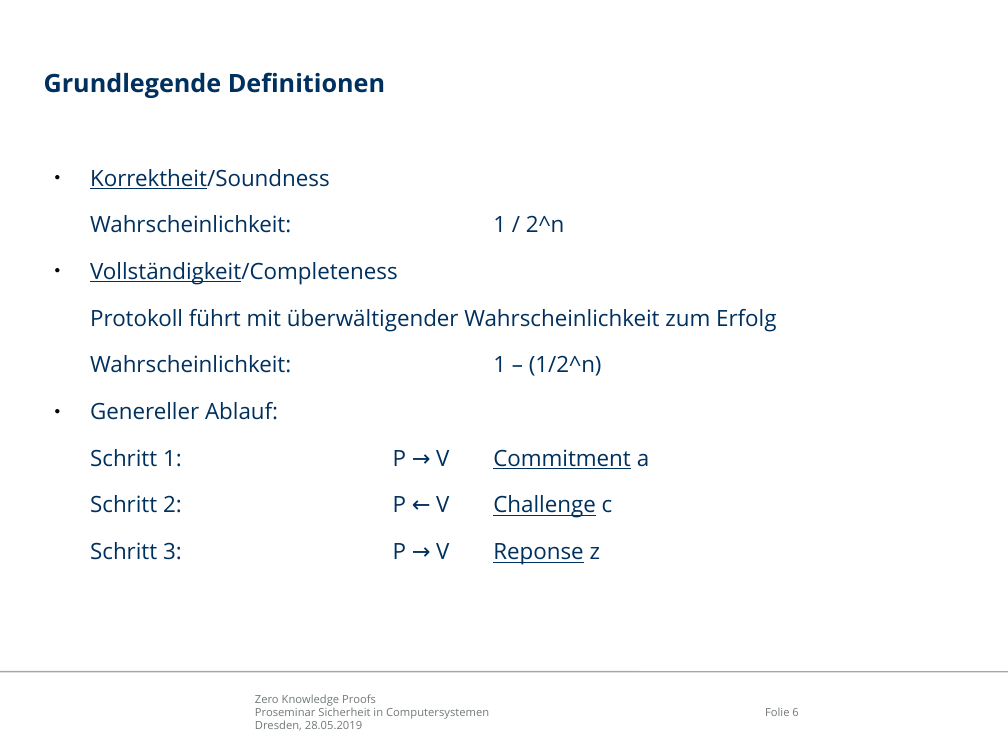
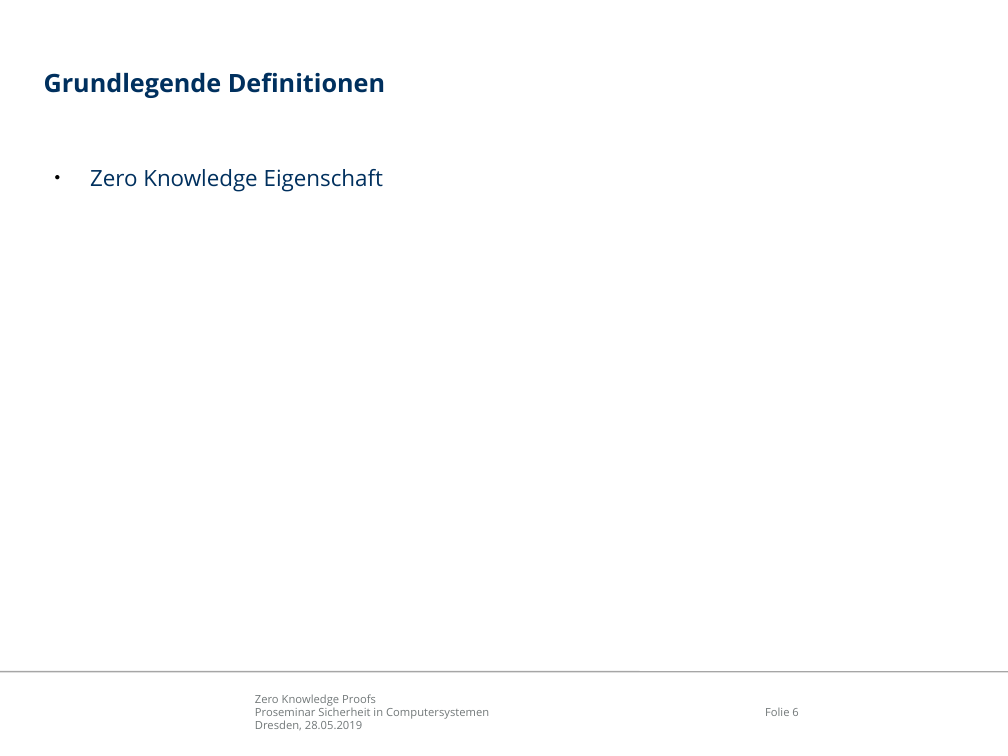
Before and after one commit to mostermann96/Presentations, a slide deck: slide 6 of Zero-Knowledge Proofs/Präsentation/ZKP.odp. Drawn at 1008x756 pixels with LibreOffice and Linux fonts; fonts in the diff are those of the drawing; background and template pictures are left out. Boxes give left, top, right and bottom in pixels: in the first picture for what was removed or moved away, otherwise in the second. Text is boxed around its words. In the diff, an @@ line names an element or a change of style, - is before the commit and + after.

```diff
--- a/Zero-Knowledge Proofs/Präsentation/ZKP.odp
+++ b/Zero-Knowledge Proofs/Präsentation/ZKP.odp
@@ text at [90,169,383,191]: text changed @@
-● Korrektheit/Soundness
-Wahrscheinlichkeit: 1 / 2^n
-● Vollständigkeit/Completeness
-Protokoll führt mit überwältigender Wahrscheinlichkeit zum Erfolg
-Wahrscheinlichkeit: 1 – (1/2^n)
-● Genereller Ablauf:
-Schritt 1: P → V Commitment a
-Schritt 2: P ← V Challenge c
-Schritt 3: P → V Reponse z
+● Zero Knowledge Eigenschaft
```
Also in this commit, not shown: 1 other file.
